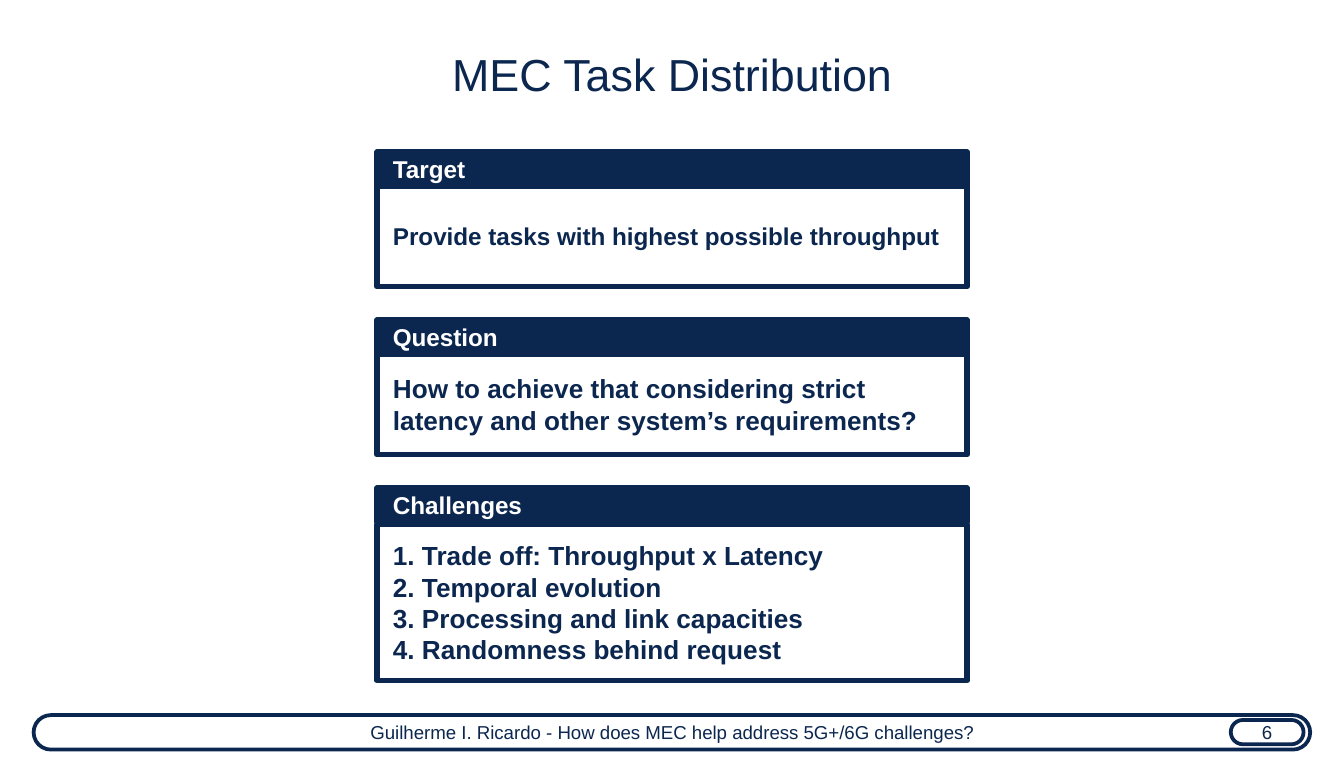
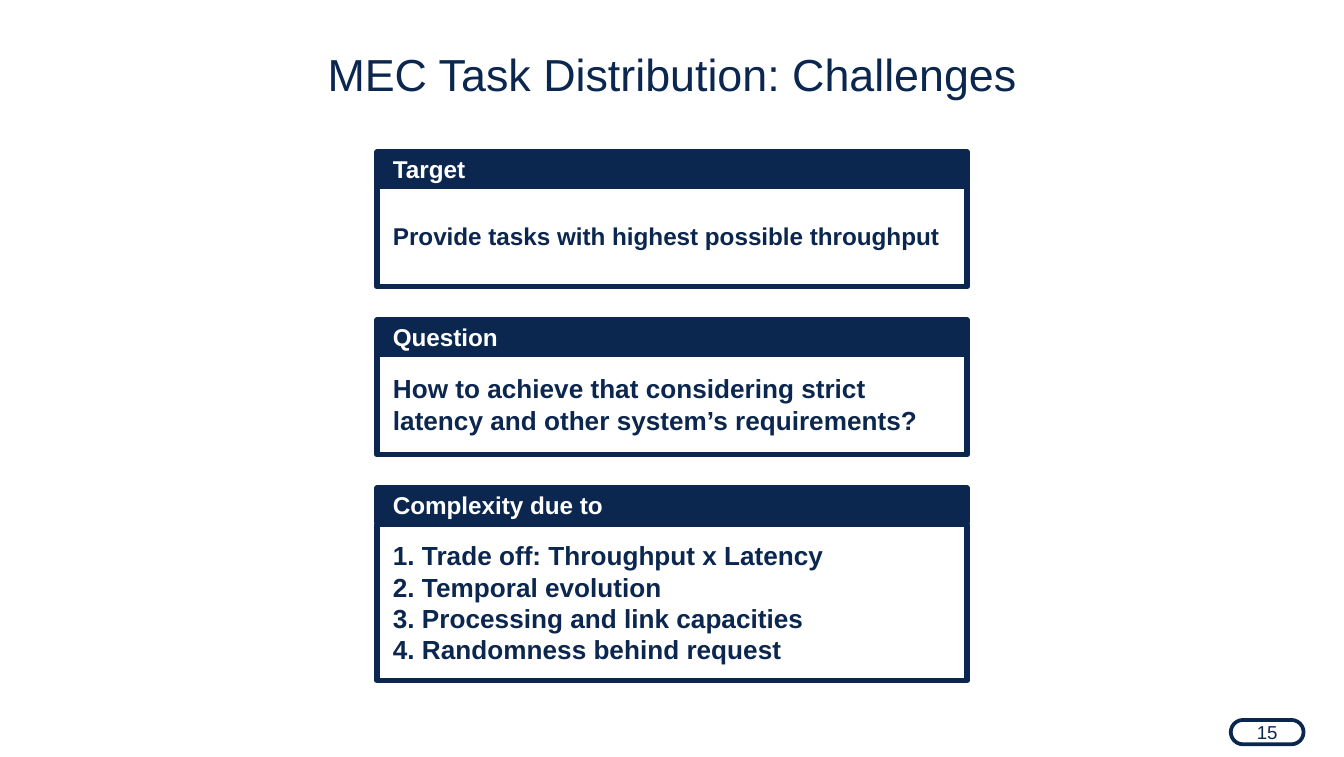
Before and after one commit to guilhermeir/mcf, a slide deck: slide 16 of ensea_background.odp. Drawn at 1344x757 pixels with LibreOffice and Linux fonts; fonts in the diff are those of the drawing. Boxes give left, top, right and bottom in pixels: in the first picture for what was removed or moved away, otherwise in the second. Text is boxed around its words. In the diff, an @@ line names an element or a change of style, - is before the commit and + after.

```diff
--- a/ensea_background.odp
+++ b/ensea_background.odp
@@ text at [328,58,1016,100]: text changed @@
-MEC Task Distribution
+MEC Task Distribution: Challenges
@@ text in rectangle at [393,496,603,519]: text changed @@
-Challenges
+Complexity due to
@@ rounded rectangle removed at [34,715,1310,750] @@
-Guilherme I. Ricardo - How does MEC help address 5G+/6G challenges?
@@ text in rounded rectangle at [1257,726,1278,744]: text changed @@
-6
+15
```
Also in this commit, not shown: 17 other slides changed, 1 slide added, 4 slides removed, 5 other files.
